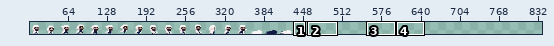
Sprite sheet, stored at Assets/Sprites/Characters/forsen2.png. The picture above shows the old version from afar; the outline marks the close-up.
Close-up. As it was:
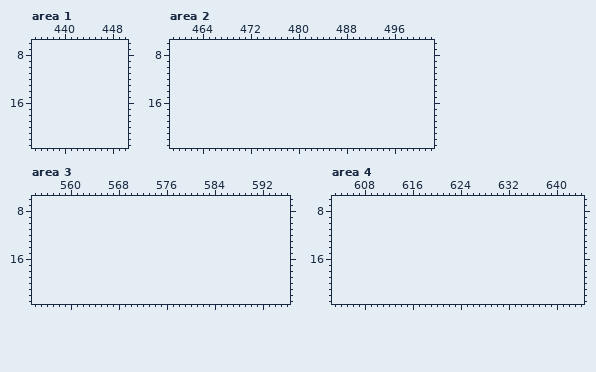
The file is 432x24 pixels. Shown: area 1: x 435..450, y 6..23; area 2: x 459..502, y 6..23; area 3: x 554..596, y 6..23; area 4: x 603..644, y 6..23. The old version is drawn lined up with the new one, on the new canvas. The wide view leaves out empty margins. The commit also changed other parts of the picture, which this record leaves out.
The same view after the edit:
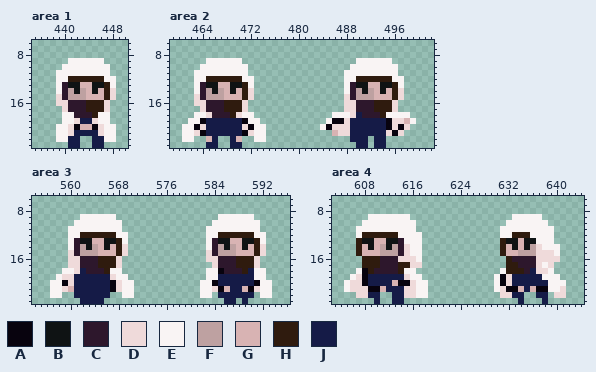
Palette (. is transparent): A #08030e  B #0f1314  C #2d172c  D #efdada  E #f9f4f4  F #bea1a1  G #d8b3b3  H #2f1b0e  J #151b47
Change:
canvas 432x24 -> 840x24
Changed rows in their new state; - is an unchanged pixel.
Area 1:
first column x 439:
 9 --EEEEEE--
10 -EEEEEEEE-
11 EEEEEEEEE-
12 EEHHHHHHEE
13 ECBBGGBBHE
14 ECFBFGBGHD
15 DCFFFGGGHD
16 DDCCCHHHD-
17 -DCCCHHHD-
18 -EECCCHEE-
19 -EEDJJDEE-
20 EEDAGGADEE
21 EEDJJJJDEE
22 EEJJ--JJEE
23 --JJ--JJ--
Area 2:
first column x 461:
 9 ----EEEEEE-------------------EEEEEE----
10 ---EEEEEEEE-----------------EEEEEEEE---
11 --EEEEEEEEE----------------EEEEEEEEE---
12 --EEHHHHHHEE---------------EEHHHHHHEE--
13 --ECBBGGBBHE---------------ECBBGGBBHE--
14 --ECFBFGBGHD---------------ECFBFGBGHD--
15 --DCFFFGGGHD---------------DCFFFGGGHD--
16 --DDCCCHHHD----------------DDCCCHHHD---
17 ---DCCCHHHD----------------DDCCCHHHD---
18 --EEDCCCHDEE-------------EEEDJCCCHEEEE-
19 -EEAJJJJJJAEE-----------EAADJJJJJJADDGE
20 EEADJJJJJJDAEE---------EADDDJJJJJJADAD-
21 EEDAJJJJJJADEE-----------GDDJJJJJJDAD--
22 EE--GJ--JG--EE--------------JJJ-JJ-----
23 ----JJ--JJ-------------------JJ-JJ-----
Area 3:
first column x 557:
 9 -----EEEEEE-----------------EEEEEE---
10 ----EEEEEEEE---------------EEEEEEEE--
11 ---EEEEEEEEE--------------EEEEEEEEE--
12 ---EEHHHHHHEE-------------EEHHHHHHEE-
13 ---ECBBGGBBHE-------------ECBBGGBBHE-
14 ---ECFBFGBGHD-------------ECFBFGBGHD-
15 ---DCFFFGGGHD-------------DCFFFGGGHD-
16 ---DDCCCHHHD--------------DDCCCHHHD--
17 ---DDCCCHHHD---------------DCCCHHHD--
18 --EEDJCCCHEE--------------EEACCCHJEE-
19 -EDDJJJJJJDEE-------------EEJJJJJJEE-
20 EEADJJJJJJADEE-----------EEAJJJJJJAEE
21 EEDGJJJJJJADEE-----------EEDAGJJGADEE
22 EE--JJJJJJ--EE-----------EE-JJJJJJ-EE
23 -----JJJJ--------------------JJ-J----
Area 4:
first column x 605:
 9 ----EEEEEEE-----------------EEEEE----
10 ---EEEEEEEEE---------------EEEEEEE---
11 --EEEEEEEEEE--------------EEEEEEEEE--
12 --EHHHHHHEEEE-------------EEHHHEEEE--
13 --HBBGGBBCEEE-------------HBBGBBEEE--
14 --HGBGFBFCDEE-------------HGBGBFDEEE-
15 --HGGGFFFCDEE-------------HGGFFFDDDE-
16 ---HHHCCCDDDE--------------HCCCCDDDD-
17 ---HHHCCCHHDD--------------HHCCCDED--
18 --EAHCCCCHEE--------------EHHHCJDDE--
19 -EDAJJJJJJDEE------------EADJJJJJEEE-
20 EDDAJJJJGAADEE-----------EADJJJJJJEEE
21 EDDDAAGJJJDDEE-----------EDAAGJGAAEED
22 --DDJJ--JJDDEE------------DDJJ--JJ-DD
23 -----J--JJ-------------------J---J---
Pixel boxes of the changes (left, top, right, bottom) in both close-ups:
added: (56, 58, 116, 148)
added: (182, 58, 266, 148)
added: (320, 58, 416, 148)
added: (50, 214, 134, 304)
added: (200, 214, 272, 304)
added: (344, 214, 428, 304)
added: (494, 214, 566, 304)
